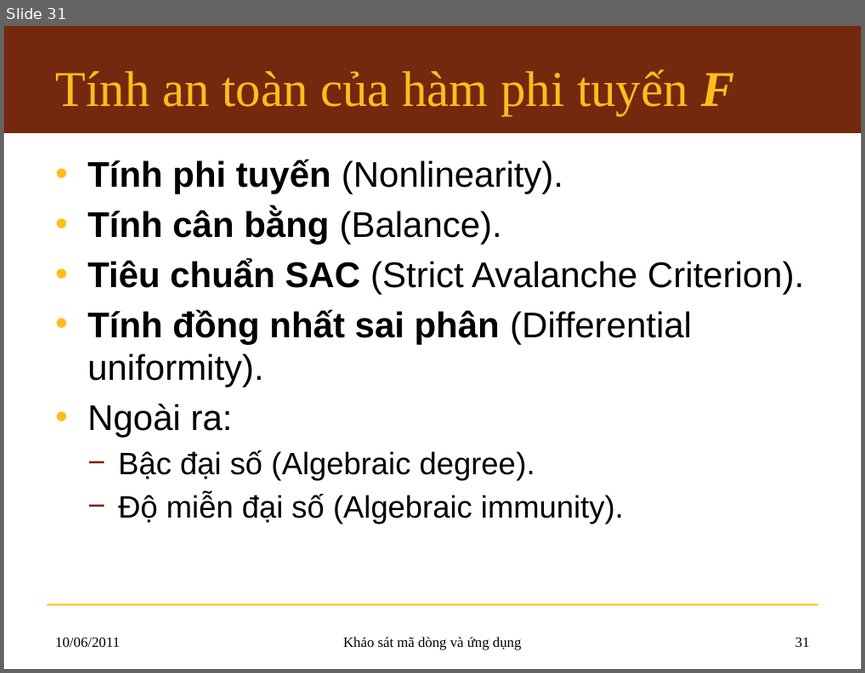
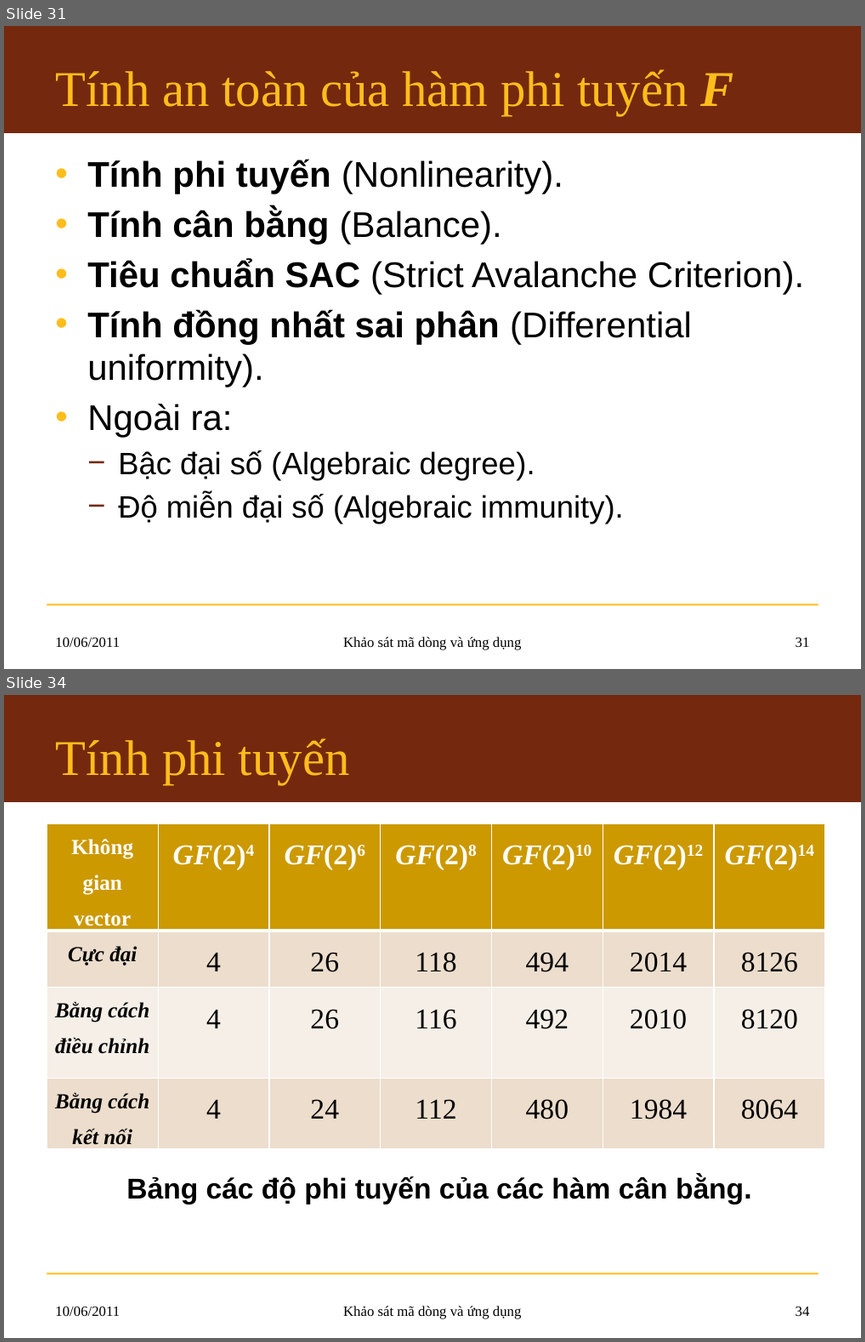
Before and after one commit to hemprasad/lvmm-sc, a slide deck: 7.Slide/KLTN_Slide.pptx. Shown one above the other, each under a label of ours: slide 31 before the commit, slides 31 and 34 after it; the slides between them are not shown. The pictures are 865x673 and 865x1342 pixels, drawn with LibreOffice and Linux fonts; fonts in the diff are those of the drawing; background and template pictures are left out. Boxes give left, top, right and bottom in pixels: in the first picture for what was removed or moved away, otherwise in the second. Text is boxed around its words. In the diff, an @@ line names an element or a change of style, - is before the commit and + after.

```diff
--- a/7.Slide/KLTN_Slide.pptx
+++ b/7.Slide/KLTN_Slide.pptx
@@ slide 34 added at <box>4,695,861,1338</box>, background #FFFFFF; not listed: 2 template elements that a slide beside it also shows @@
@@ title added at <box>55,738,350,784</box>, 42 pt, text #FFBD1B @@
+Tính phi tuyến
@@ table added at <box>46,823,827,1158</box>, 4 rows, 7 columns @@
+Không gian vector | GF(2)4 | GF(2)6 | GF(2)8 | GF(2)10 | GF(2)12 | GF(2)14
+Cực đại | 4 | 26 | 118 | 494 | 2014 | 8126
+Bằng cách điều chỉnh | 4 | 26 | 116 | 492 | 2010 | 8120
+Bằng cách kết nối | 4 | 24 | 112 | 480 | 1984 | 8064
@@ text added at <box>126,1176,752,1204</box>, 24 pt, text #000000, bold @@
+Bảng các độ phi tuyến của các hàm cân bằng.
@@ text added at <box>55,1306,120,1315</box>, 12 pt, text #000000 @@
+10/06/2011
@@ text added at <box>343,1305,522,1319</box>, 12 pt, text #000000 @@
+Khảo sát mã dòng và ứng dụng
@@ page number added at <box>795,1306,810,1315</box>, 12 pt, text #000000 @@
+34
```
Also in this commit, not shown: 5 other slides added.
